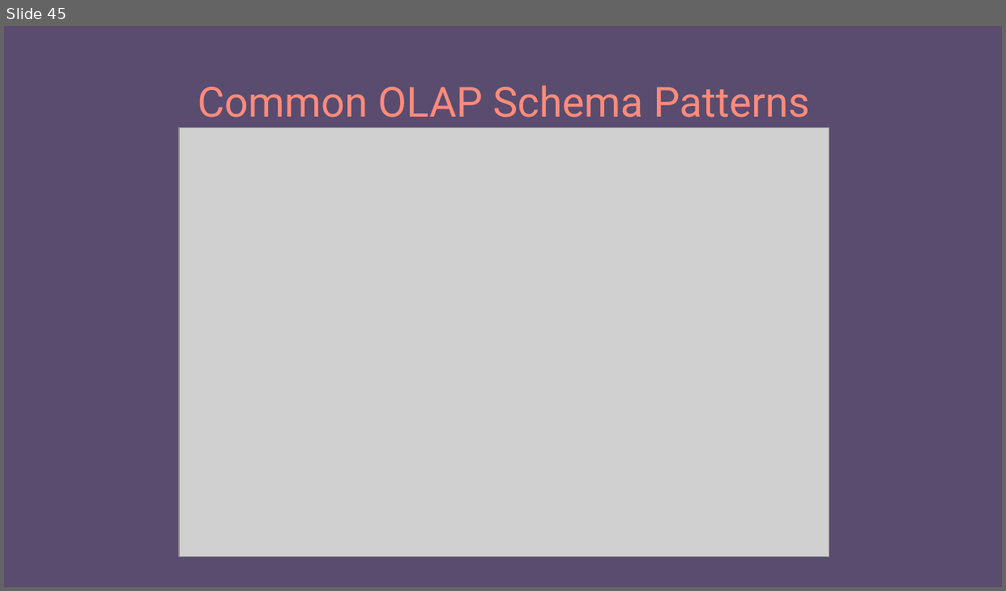
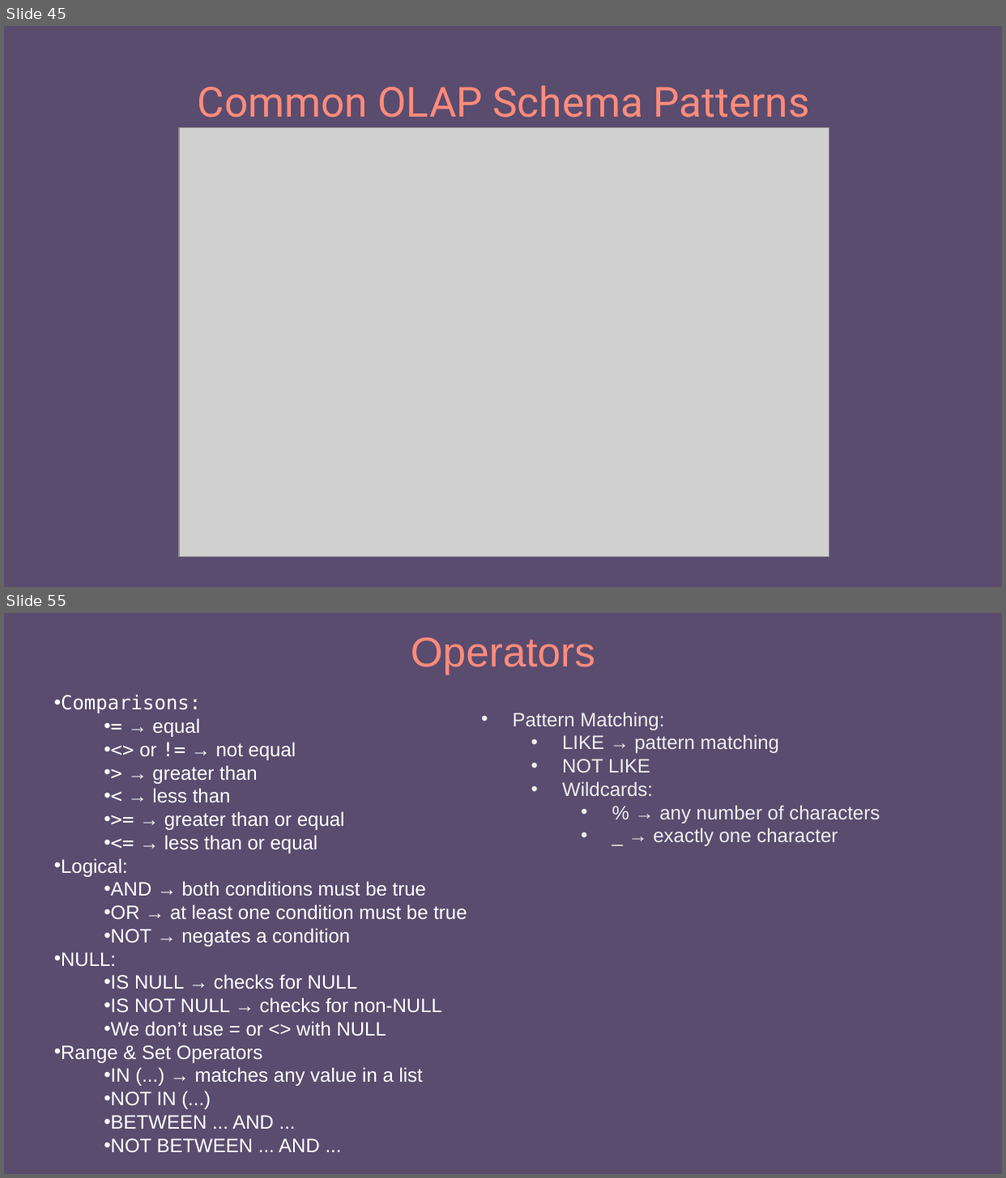
Before and after one commit to e-m-wilson/dotnet, a slide deck: Resources-Notes-Ppts/SQL/SQL_MSSQL.pptx. Shown one above the other, each under a label of ours: slide 45 before the commit, slides 45 and 55 after it; the slides between them are not shown. The pictures are 1006x591 and 1006x1178 pixels, drawn with LibreOffice and Linux fonts; fonts in the diff are those of the drawing; grey boxes stand for pictures. Boxes give left, top, right and bottom in pixels: in the first picture for what was removed or moved away, otherwise in the second. Text is boxed around its words. In the diff, an @@ line names an element or a change of style, - is before the commit and + after.

```diff
--- a/Resources-Notes-Ppts/SQL/SQL_MSSQL.pptx
+++ b/Resources-Notes-Ppts/SQL/SQL_MSSQL.pptx
@@ slide 55 added at (4,613,1002,1174), background #594C6F @@
@@ title added at (411,637,595,675), 30 pt, text #FF8B7B @@
+Operators
@@ text added at (54,695,467,1152), 14 pt, text #FFFFFF @@
+• Comparisons:
+  • = → equal
+  • <> or != → not equal
+  • > → greater than
+  • < → less than
+  • >= → greater than or equal
+  • <= → less than or equal
+• Logical:
+  • AND → both conditions must be true
+  • OR → at least one condition must be true
+  • NOT → negates a condition
+• NULL:
+  • IS NULL → checks for NULL
+  • IS NOT NULL → checks for non-NULL
+  • We don’t use = or <> with NULL
+• Range & Set Operators
+  • IN (...) → matches any value in a list
+  • NOT IN (...)
+  • BETWEEN ... AND ...
+  • NOT BETWEEN ... AND ...
@@ text added at (513,712,880,846), 14 pt, text #EEEEEE @@
+• Pattern Matching:
+  • LIKE → pattern matching
+  • NOT LIKE
+  • Wildcards:
+    • % → any number of characters
+    • _ → exactly one character
```
Also in this commit, not shown: 4 slides changed, 16 other slides added, 3 slides removed.
